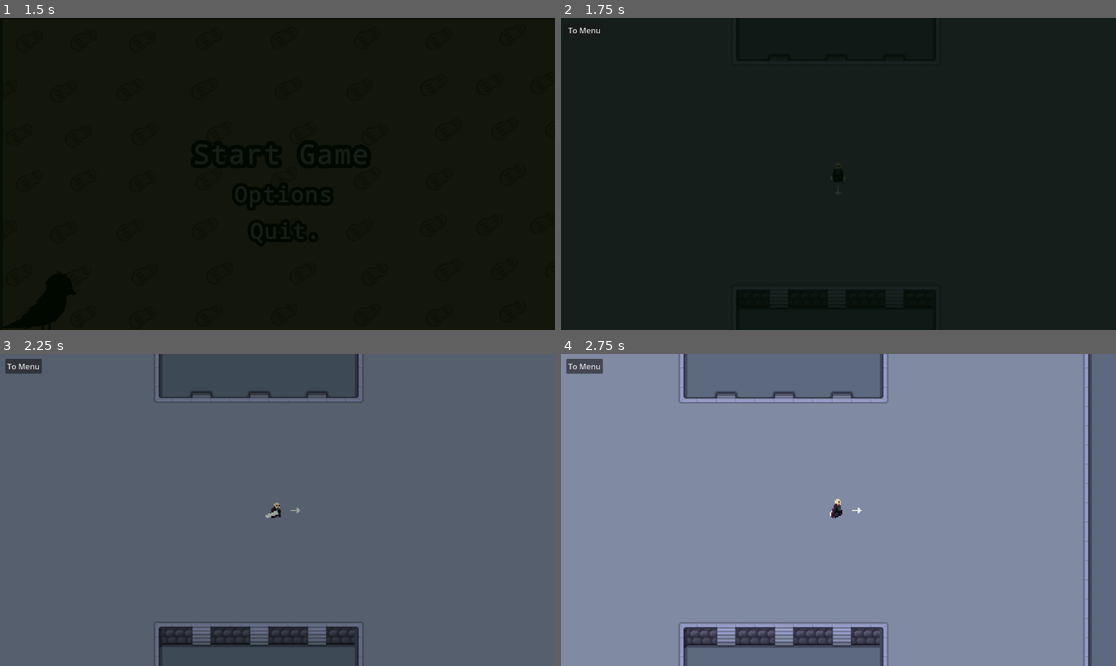
Above: before the commit, frames 1-4 (two rows, left to right).
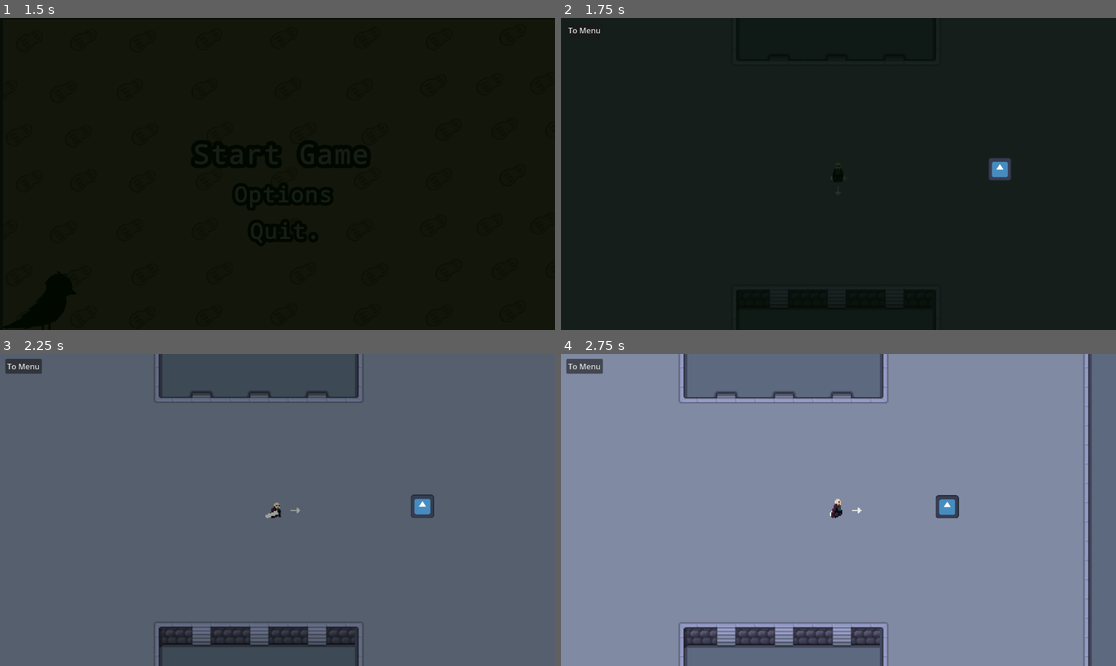
Above: after the commit, the same moments.

Repository: itspeanutzy/Tubes-Group17
Game: Godot game, scene res://Scene/main_menu.tscn
Two runs of this game, one before a commit and one after it. Both use one fixed random seed, a clock stepped at 60 frames per second and the inputs below. The engine's default icon, where the game draws it, is replaced by a stand-in: a white triangle on a blue panel in a dark square.
Inputs (mouse positions are in pixels of both pictures, inside the frame that each line leads up to):
- Up to frame 1 (1.5 s): click (283, 155) at 0.5 s; click (283, 155) at 1.25 s
- Up to frame 2 (1.75 s): no input
- Up to frame 3 (2.25 s): move the mouse to (399, 494) at 2.02 s; hold D (walk_right) from 2.03 s (still down); click (399, 494) at 2.1 s
- Up to frame 4 (2.75 s): keep holding D (walk_right)

Frame 1 is identical in both runs. In frame 2, 0.3% of the frame differs, in the area x 77-82%, y 44-53%; in frame 3, 0.3%; in frame 4, 0.3%, in the area x 67-72%, y 45-53%.

Commit message:
not changing anything (i swear)

Diff:
--- a/Scene/bones_enemy.tscn
+++ b/Scene/bones_enemy.tscn
@@ -2,7 +2,6 @@
 
 [ext_resource type="Script" uid="uid://dv5q2ryf0p7bb" path="res://Script/enemy.gd" id="1_1akvt"]
 [ext_resource type="Texture2D" uid="uid://cvtpkpoe5blnh" path="res://DecrepitBones.png" id="2_xm3rc"]
-
 
 [sub_resource type="AtlasTexture" id="AtlasTexture_3c0wj"]
 atlas = ExtResource("2_xm3rc")
@@ -35,7 +34,7 @@
 "duration": 1.0,
 "texture": SubResource("AtlasTexture_u8q0u")
 }],
-"loop": true,
+"loop": 1,
 "name": &"walk",
 "speed": 5.0
 }]
--- a/Scene/main.tscn
+++ b/Scene/main.tscn
@@ -7,6 +7,7 @@
 [ext_resource type="Script" uid="uid://ds7mlepr7j2v1" path="res://Script/quittomenu.gd" id="5_272bh"]
 [ext_resource type="AudioStream" uid="uid://bekccf1ji72ia" path="res://Assets/Audio/【ボカロファミコン風】テトリス _ 重音テトSV【Chiptuneアレンジ】.ogg" id="5_lquwl"]
 [ext_resource type="PackedScene" uid="uid://lj0wtepx4cg1" path="res://Scene/fade_transition.tscn" id="6_5vw27"]
+[ext_resource type="PackedScene" uid="uid://7hxvt6trd84m" path="res://Scene/training_dummy.tscn" id="8_75buv"]
 
 [node name="Node" type="Node" unique_id=1804956798]
 
@@ -48,4 +49,7 @@
 autoplay = true
 bus = &"BGM"
 
+[node name="TrainingDummy" parent="." unique_id=499311587 instance=ExtResource("8_75buv")]
+position = Vector2(488, 251)
+
 [connection signal="pressed" from="GUI/CanvasLayer/Control/quitmenu" to="GUI" method="_on_quitmenu_pressed"]
